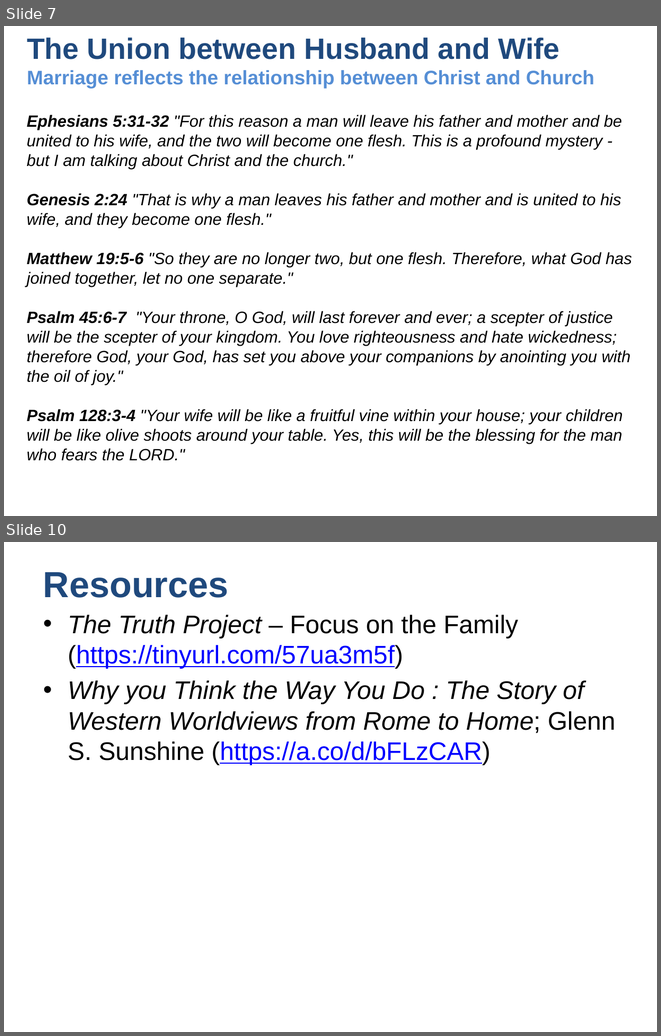
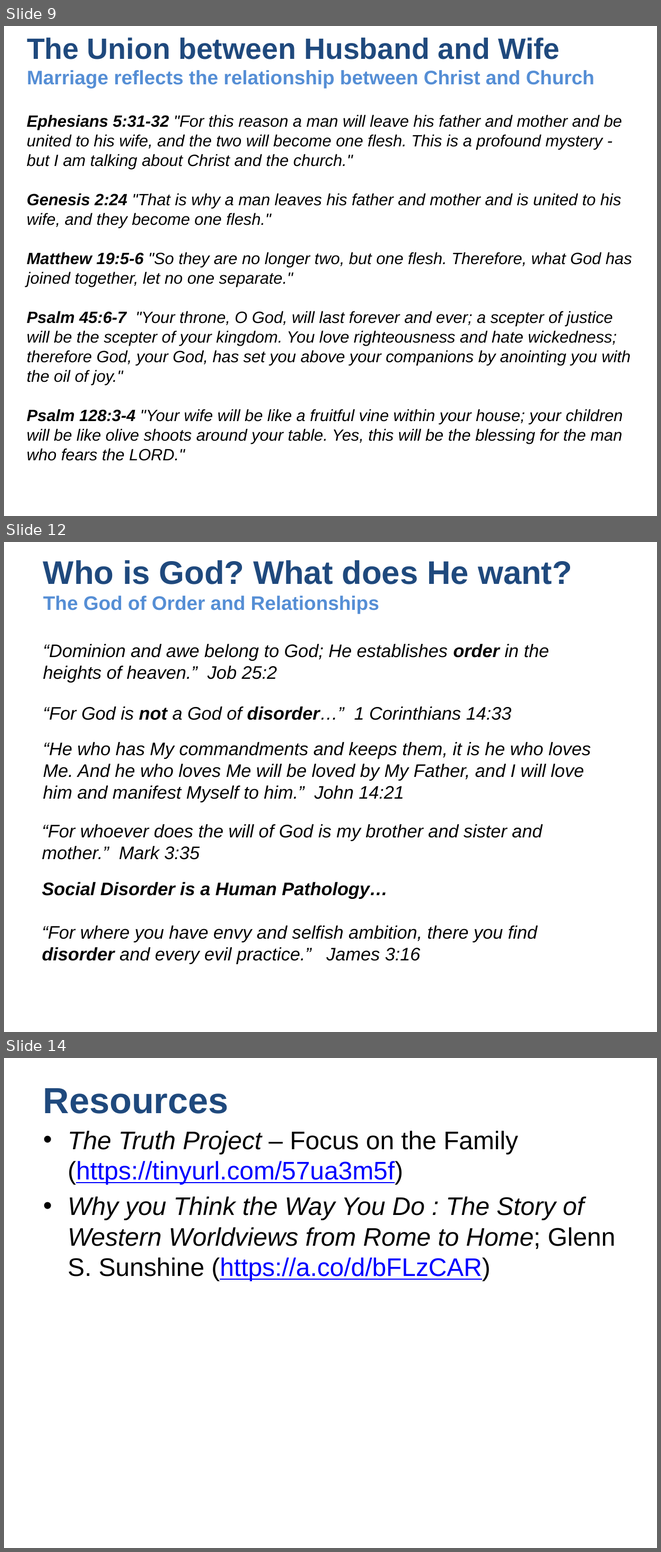
Before and after one commit to UsefulEngines/EvangelismPublic, a slide deck: 2024-Q4/2024-12-01/2024-12-01-Psalms.pptx. Shown one above the other, each under a label of ours: slides 7 and 10 before the commit, slides 9, 12 and 14 after it; the slides between them are not shown. The pictures are 661x1036 and 661x1552 pixels, drawn with LibreOffice and Linux fonts; fonts in the diff are those of the drawing. Boxes give left, top, right and bottom in pixels: in the first picture for what was removed or moved away, otherwise in the second. Text is boxed around its words. In the diff, an @@ line names an element or a change of style, - is before the commit and + after.

```diff
--- a/2024-Q4/2024-12-01/2024-12-01-Psalms.pptx
+++ b/2024-Q4/2024-12-01/2024-12-01-Psalms.pptx
@@ slide 12 added at [4, 542, 657, 1032], background #FFFFFF @@
@@ title added at [43, 560, 572, 614], 21.6 pt, text #558ED5, bold @@
+Who is God? What does He want?
+The God of Order and Relationships
@@ text added at [43, 644, 549, 682], 20 pt, text #000000, italic @@
+“Dominion and awe belong to God; He establishes order in the heights of heaven.” Job 25:2
@@ text added at [43, 706, 512, 720], 20 pt, text #000000, italic @@
+“For God is not a God of disorder…” 1 Corinthians 14:33
@@ text added at [43, 742, 591, 802], 20 pt, text #000000, italic @@
+“He who has My commandments and keeps them, it is he who loves Me. And he who loves Me will be loved by My Father, and I will love him and manifest Myself to him.” John 14:21
@@ text added at [42, 824, 542, 859], 20 pt, text #000000, italic @@
+“For whoever does the will of God is my brother and sister and mother.” Mark 3:35
@@ text added at [42, 882, 537, 964], 20 pt, text #000000, italic @@
+Social Disorder is a Human Pathology…
+“For where you have envy and selfish ambition, there you find disorder and every evil practice.” James 3:16
@@ what was slide 7 is now slide 9 @@
@@ what was slide 10 is now slide 14 @@
```
Also in this commit, not shown: 2 slides changed, 3 other slides added, 2 other files.
